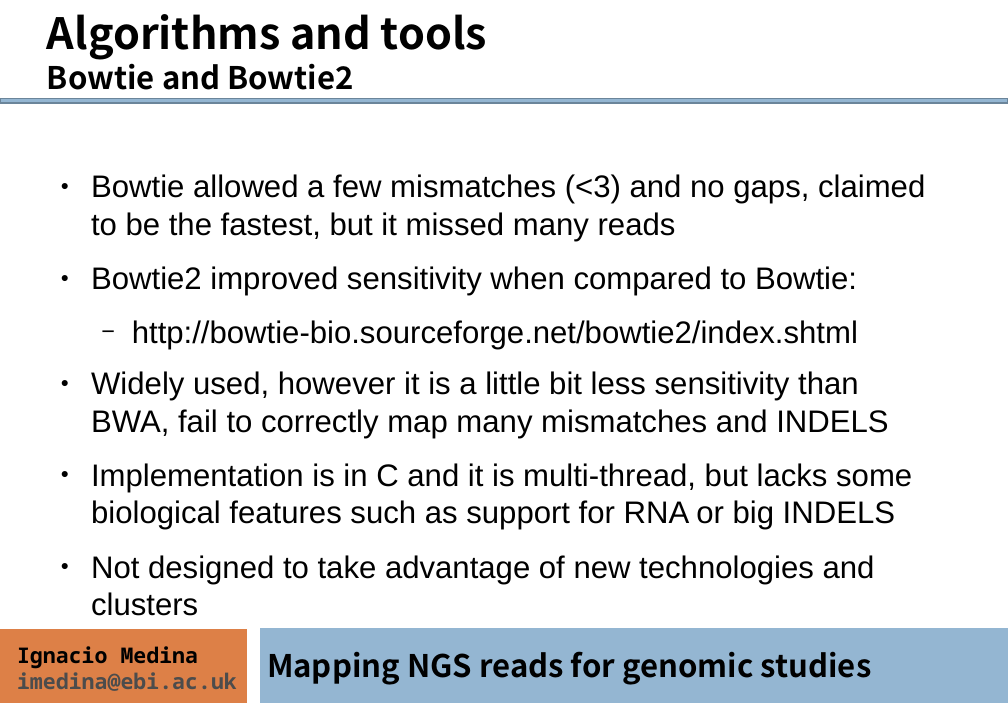
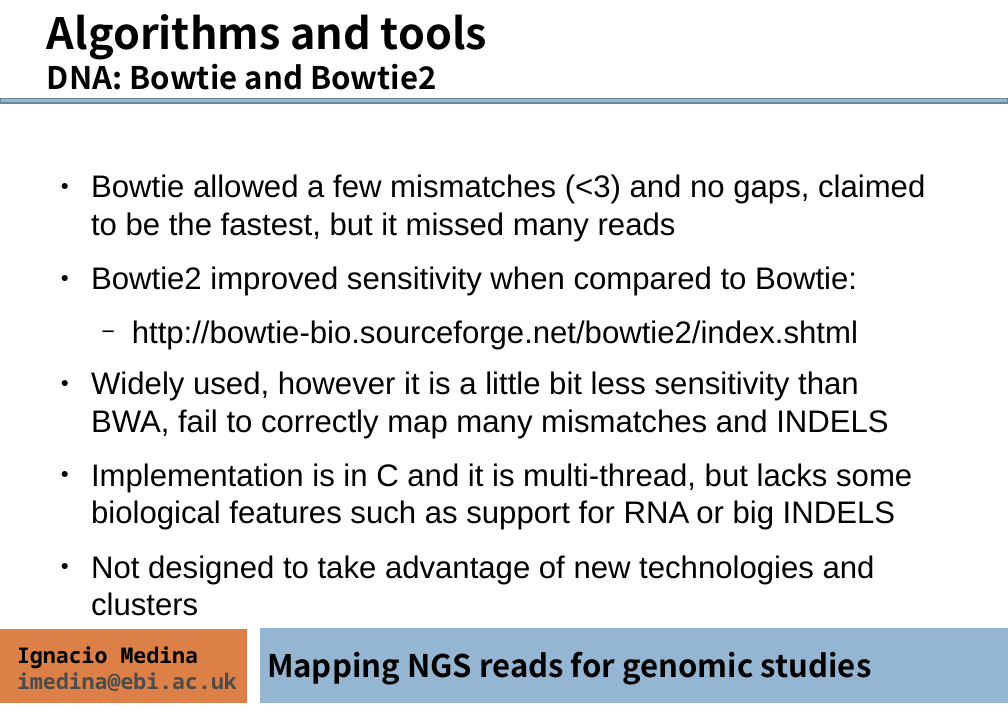
Before and after one commit to ngs-course/ngs-course.github.io, a slide deck: slide 15 of Course_Materials/alignment/presentation/ngs-read-mapping-imedina-mda14.odp. Drawn at 1008x713 pixels with LibreOffice and Linux fonts; fonts in the diff are those of the drawing. Boxes give left, top, right and bottom in pixels: in the first picture for what was removed or moved away, otherwise in the second. Text is boxed around its words. In the diff, an @@ line names an element or a change of style, - is before the commit and + after.

```diff
--- a/Course_Materials/alignment/presentation/ngs-read-mapping-imedina-mda14.odp
+++ b/Course_Materials/alignment/presentation/ngs-read-mapping-imedina-mda14.odp
@@ text at <box>47,57,436,90</box>: text changed @@
-Bowtie and Bowtie2
+DNA: Bowtie and Bowtie2
```
Also in this commit, not shown: 16 other slides changed, 1 other file.
